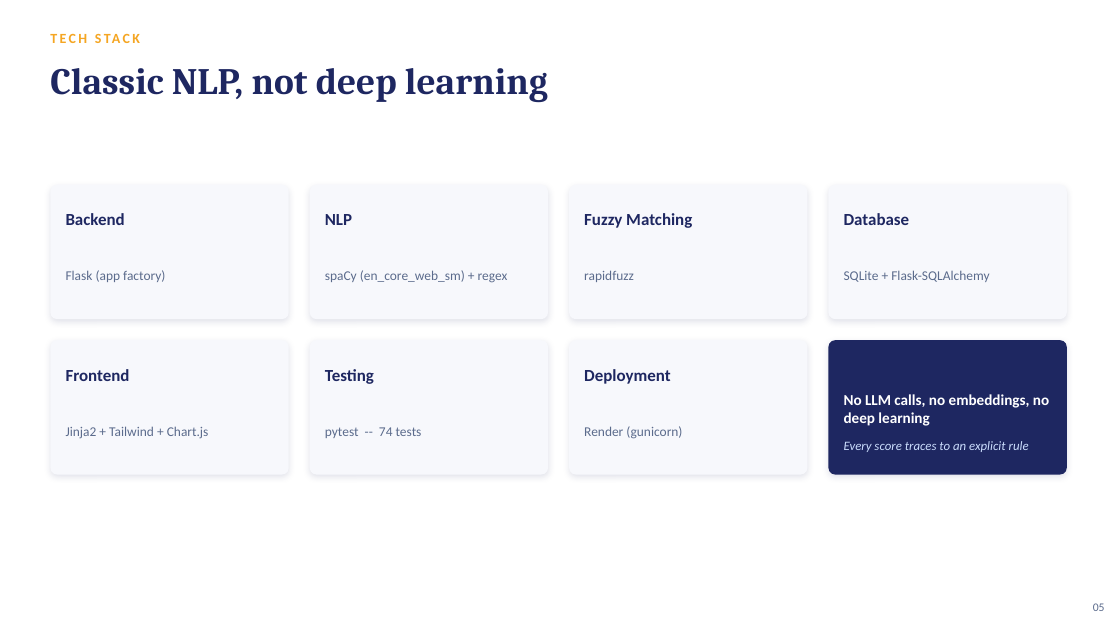
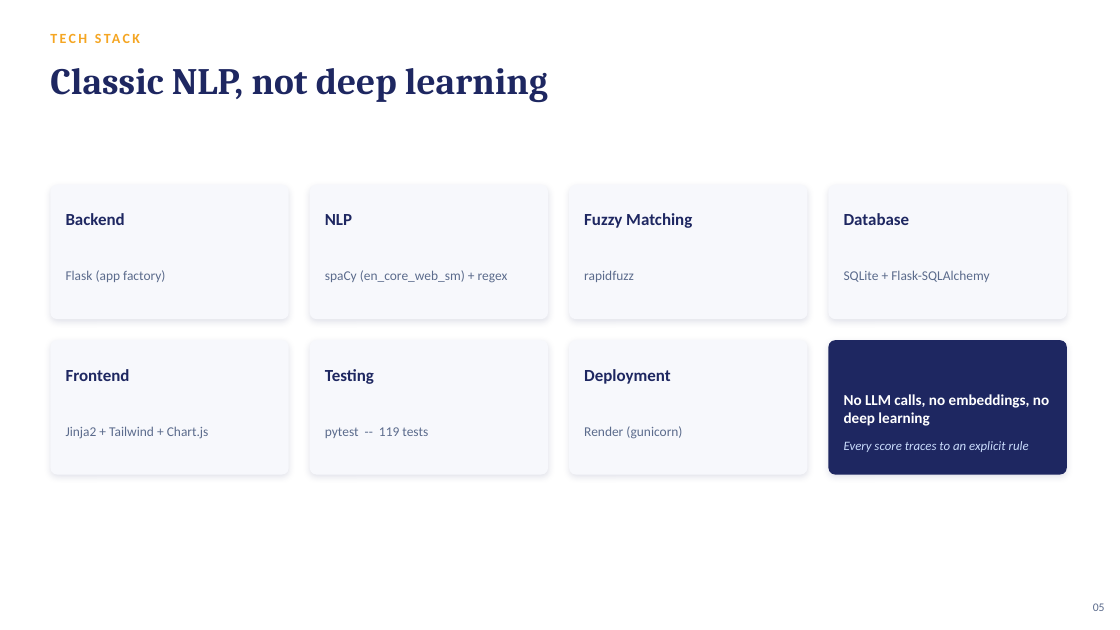
Before and after one commit to AdityaParthasarathy/resumeiq, a slide deck: slide 5 of docs/ResumeIQ_Presentation.pptx. Drawn at 1120x630 pixels with LibreOffice and Linux fonts; fonts in the diff are those of the drawing. Boxes give left, top, right and bottom in pixels: in the first picture for what was removed or moved away, otherwise in the second. Text is boxed around its words. In the diff, an @@ line names an element or a change of style, - is before the commit and + after.

```diff
--- a/docs/ResumeIQ_Presentation.pptx
+++ b/docs/ResumeIQ_Presentation.pptx
@@ text at box(325, 427, 428, 438): text changed @@
-pytest -- 74 tests
+pytest -- 119 tests
```
Also in this commit, not shown: 4 other slides changed, 4 slides added, 2 other files.
